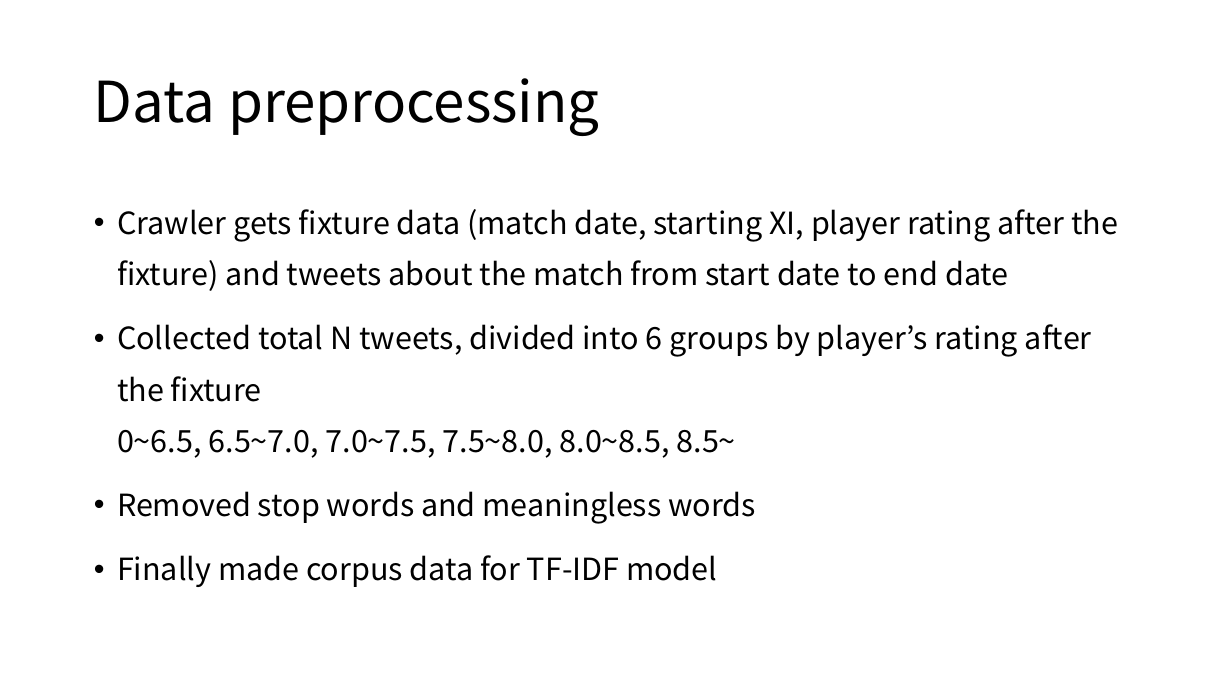
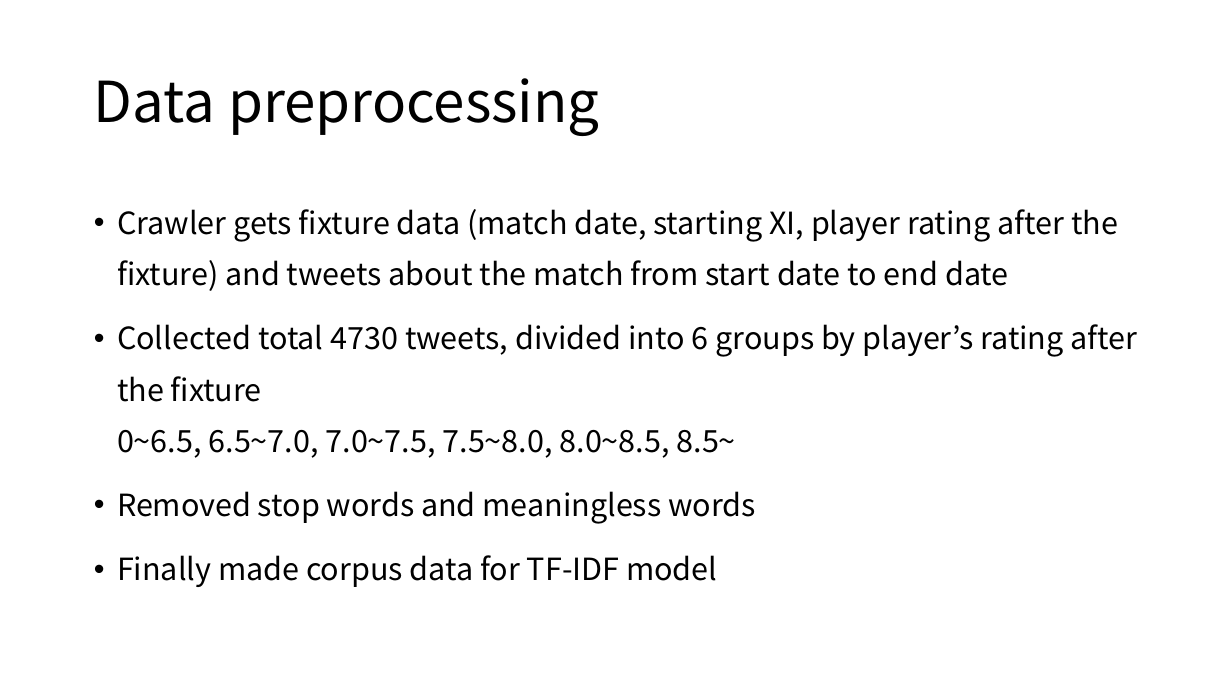
Before and after one commit to irun-soccer/irun, a slide deck: slide 5 of docs/nlp_IRun_03.pptx. Drawn at 1232x693 pixels with LibreOffice and Linux fonts; fonts in the diff are those of the drawing. Boxes give left, top, right and bottom in pixels: in the first picture for what was removed or moved away, otherwise in the second. Text is boxed around its words. In the diff, an @@ line names an element or a change of style, - is before the commit and + after.

```diff
--- a/docs/nlp_IRun_03.pptx
+++ b/docs/nlp_IRun_03.pptx
@@ text at box(117, 324, 1138, 458): text changed @@
-• Collected total N tweets, divided into 6 groups by player’s rating after the fixture
-  0~6.5, 6.5~7.0, 7.0~7.5, 7.5~8.0, 8.0~8.5, 8.5~
+• Collected total 4730 tweets, divided into 6 groups by player’s rating after the fixture
+  0~6.5, 6.5~7.0, 7.0~7.5, 7.5~8.0, 8.0~8.5, 8.5~
```
Also in this commit, not shown: 2 other slides changed.
